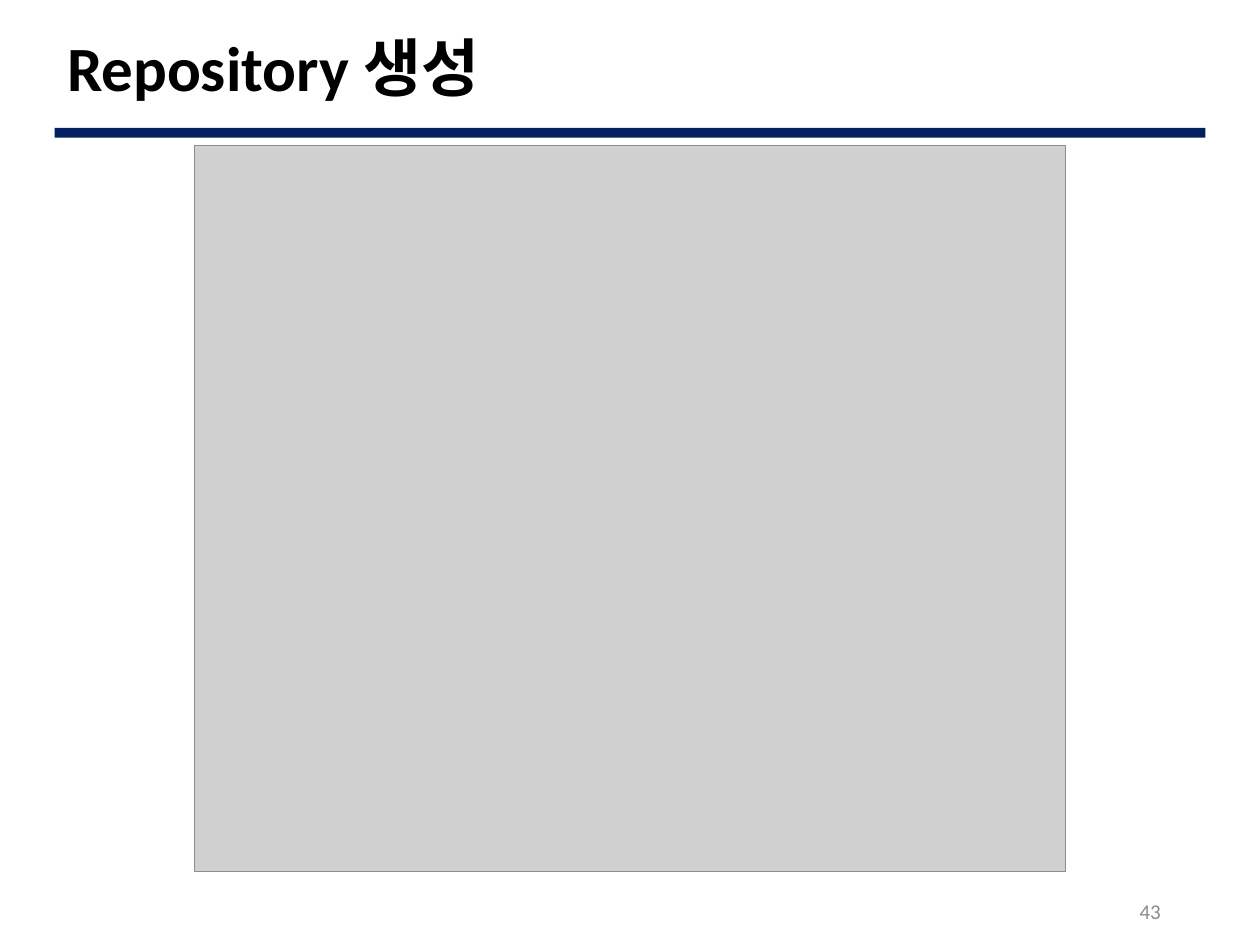
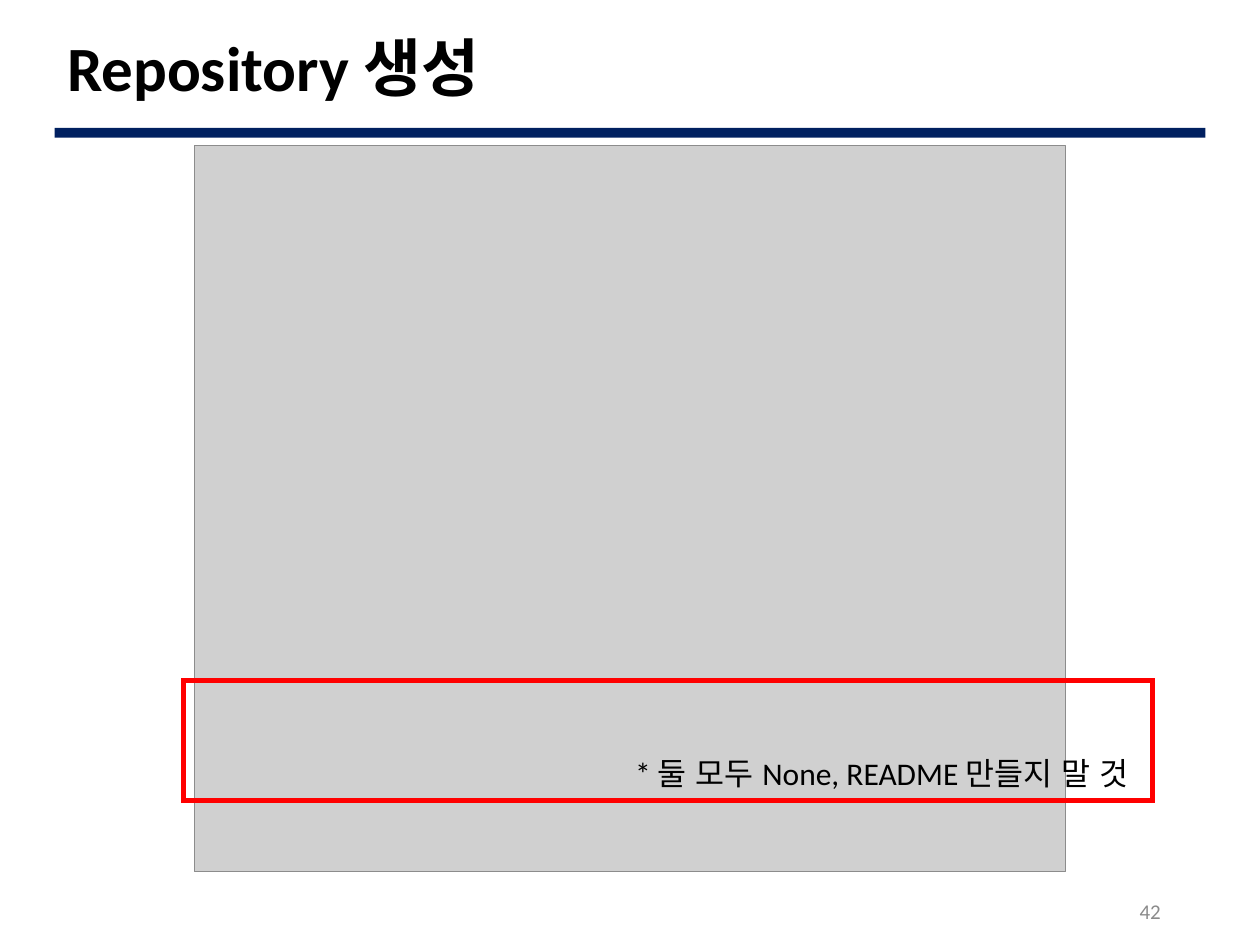
Before and after one commit to JBNU-JEduTools/osscourse, a slide deck: slide 42 of Slides/5. Git 초급.pptx (slide 43 before the commit). Drawn at 1260x945 pixels with LibreOffice and Linux fonts; fonts in the diff are those of the drawing; grey boxes stand for pictures; background and template pictures are left out. Boxes give left, top, right and bottom in pixels: in the first picture for what was removed or moved away, otherwise in the second. Text is boxed around its words. In the diff, an @@ line names an element or a change of style, - is before the commit and + after.

```diff
--- a/Slides/5. Git 초급.pptx
+++ b/Slides/5. Git 초급.pptx
@@ rectangle added at <box>183,680,1152,800</box>, outline #FF0000 3 pt @@
@@ text added at <box>658,753,1128,794</box>, 18 pt, text #000000 @@
+* 둘 모두 None, README 만들지 말 것
@@ page number at <box>1140,905,1161,919</box>: text changed @@
-43
+42
```
Also in this commit, not shown: 5 other slides changed, 9 other files.
